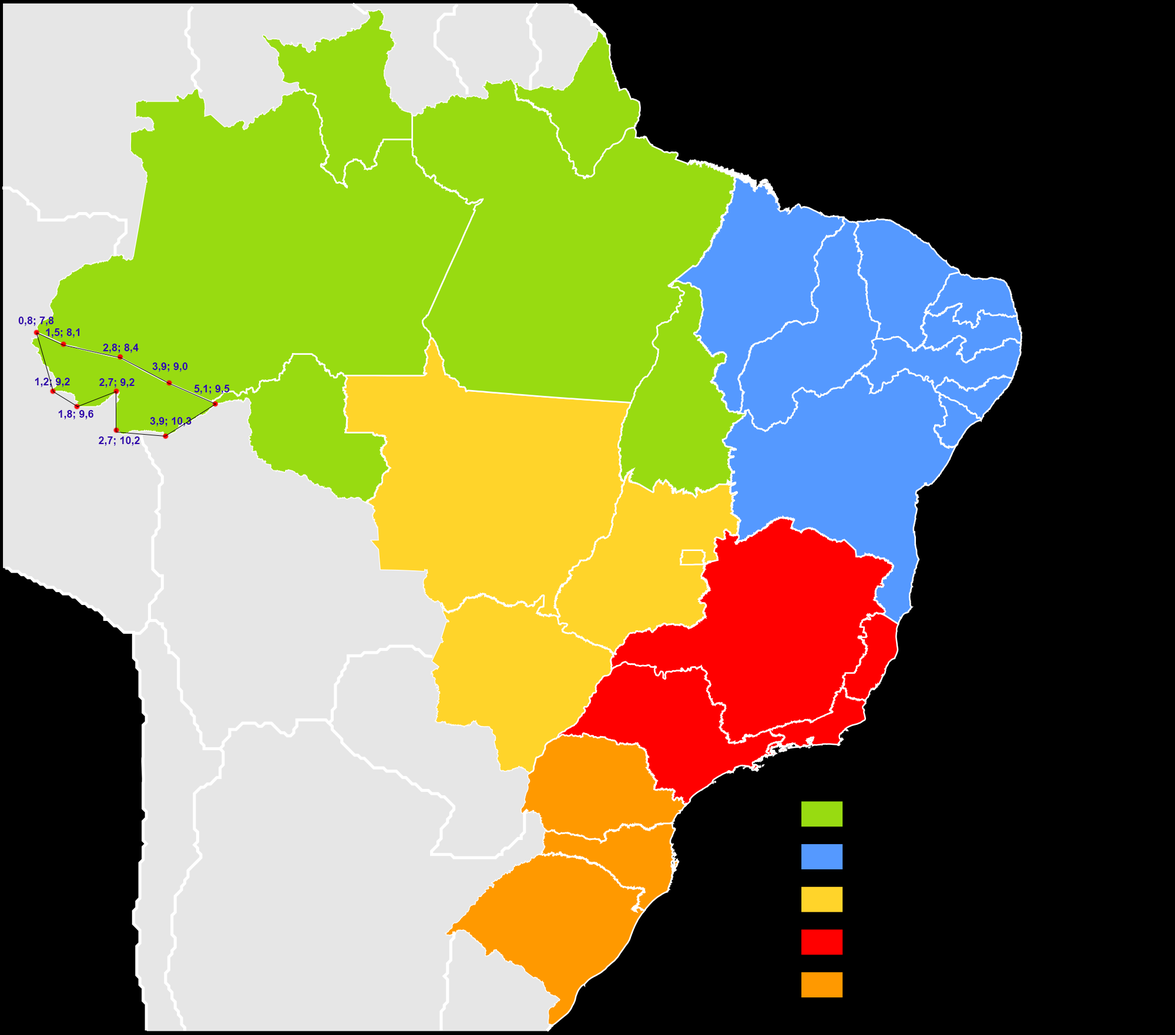
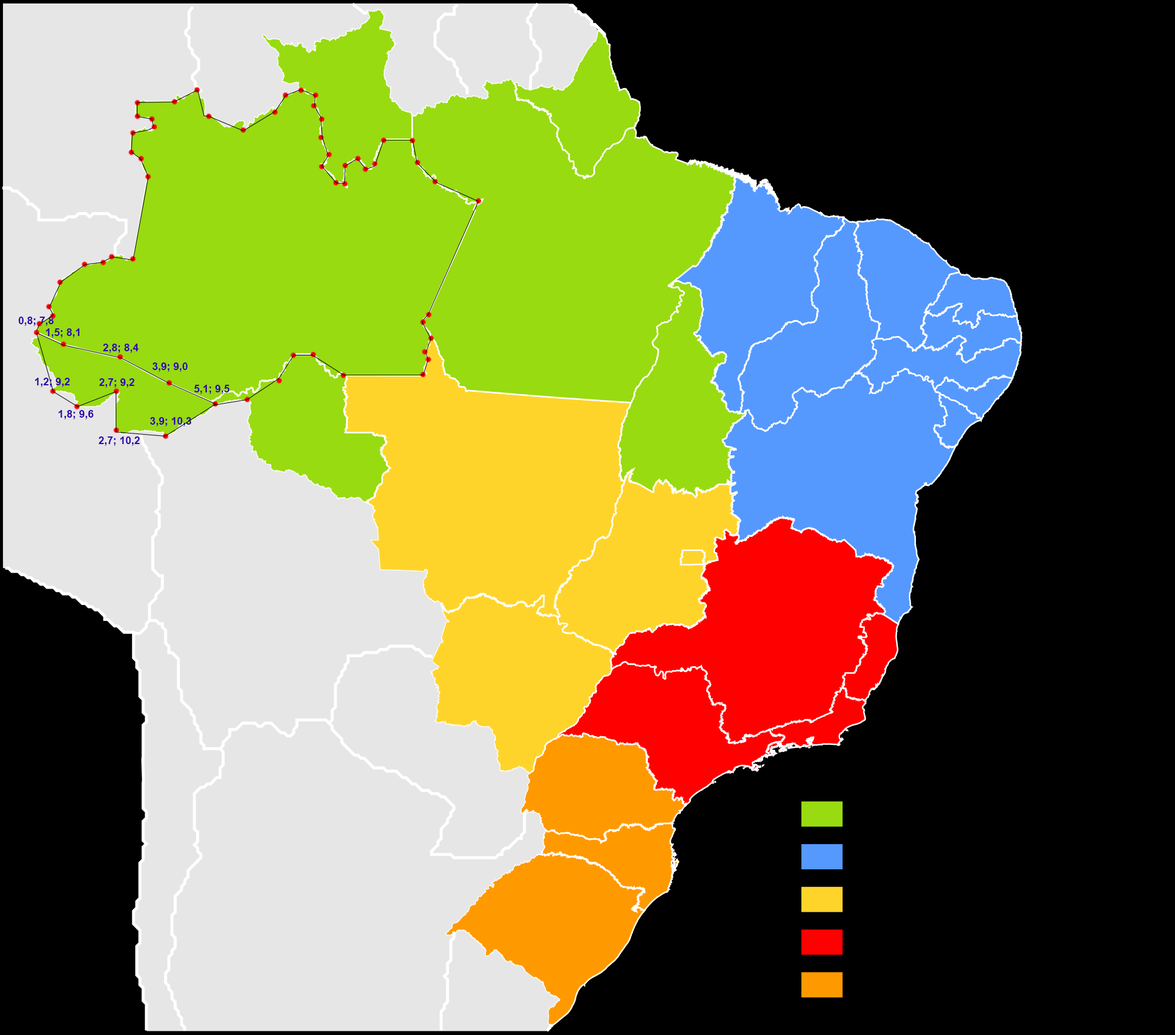
The second 1175x1035 image is a revision of the first. Changes to its layers:
added layer "Forma 47" above "Forma 46" over (132, 176, 149, 261)
renamed "1,2; 9,2" to "Forma 28", painted on it over (35, 105, 322, 388)
renamed "1,8; 9,6" to "Forma 27", painted on it over (58, 119, 323, 406)
renamed "2,7; 9,2" to "Forma 26", painted on it over (99, 137, 329, 388)
renamed "2,7; 10,2" to "Forma 25", painted on it over (98, 155, 329, 406)
renamed "3,9; 10,3" to "Forma 24", moved it above "Forma 23", painted on it over (149, 165, 337, 406)
renamed "5,1; 9,5" to "Forma 23", moved it above "Forma 22", painted on it over (254, 182, 345, 395)
renamed "3,9; 9,0" to "Forma 22", moved it above "Forma 21", painted on it over (282, 165, 346, 372)
renamed "2,8; 8,4" to "Forma 21", moved it above "Forma 20", painted on it over (102, 158, 358, 353)
renamed "1,5; 8,1" to "Forma 20", moved it above "Forma 19", painted on it over (45, 158, 367, 321)
renamed "0,8; 7,8" to "Forma 19", moved it above "Forma 18", painted on it over (35, 165, 375, 326)
renamed "Forma 10" to "Forma 15", moved it above "Forma 14", painted on it over (52, 162, 437, 406)
renamed "Forma 9" to "Forma 14", moved it above "Forma 13", painted on it over (36, 182, 479, 392)
renamed "Forma 7" to "Forma 13", painted on it over (115, 200, 479, 406)
renamed "Forma 6" to "Forma 12", painted on it over (213, 313, 429, 406)
renamed "Forma 5" to "Forma 11", painted on it over (213, 320, 423, 406)
renamed "Forma 4" to "Forma 10", painted on it over (217, 324, 432, 405)
renamed "Forma 3" to "Forma 9", painted on it over (271, 338, 432, 383)
moved "Forma 8" above "Forma 7", painted on it over (213, 351, 429, 406)
renamed "Forma 2" to "Forma 6", painted on it over (280, 348, 423, 376)
added layer "Forma 2" above "Forma 1" over (246, 378, 279, 400)
renamed "Camada 1" to "Forma 1", painted on it over (35, 86, 482, 406)
painted on "Plano de Fundo" over (35, 86, 482, 406)
…and 33 more changes (32 added, 1 painted, 1 renamed)
